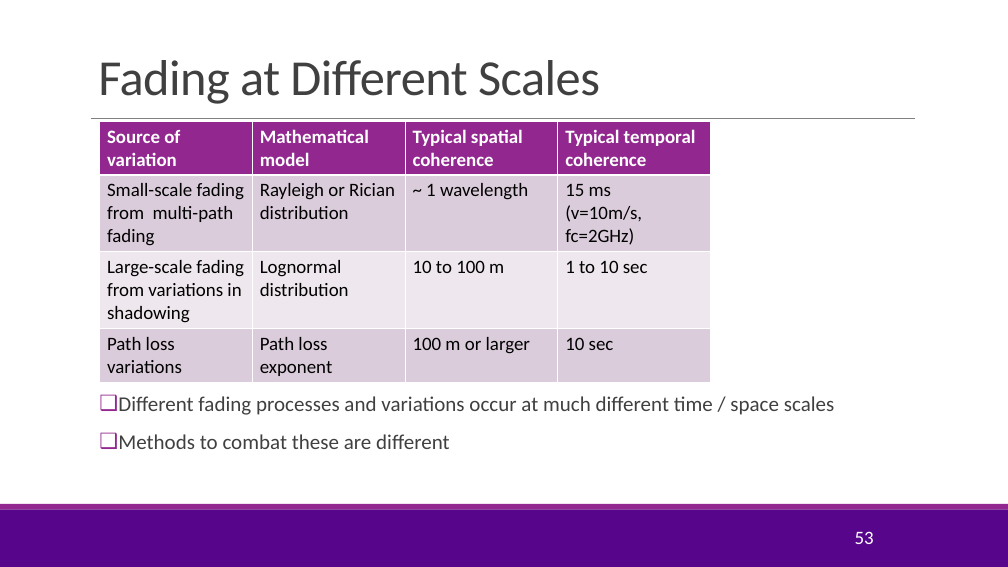
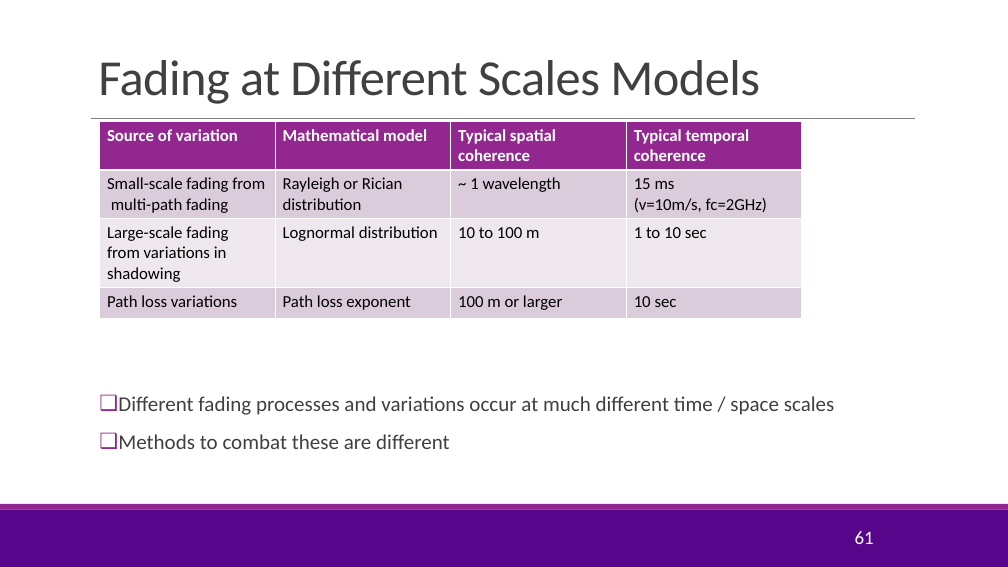
Before and after one commit to sdrangan/wirelesscomm, a slide deck: slide 61 of lectures/Unit03_Fading.pptx (slide 53 before the commit). Drawn at 1008x567 pixels with LibreOffice and Linux fonts; fonts in the diff are those of the drawing; background and template pictures are left out. Boxes give left, top, right and bottom in pixels: in the first picture for what was removed or moved away, otherwise in the second. Text is boxed around its words. In the diff, an @@ line names an element or a change of style, - is before the commit and + after.

```diff
--- a/lectures/Unit03_Fading.pptx
+++ b/lectures/Unit03_Fading.pptx
@@ title at <box>98,60,760,104</box>: text changed @@
-Fading at Different Scales
+Fading at Different Scales Models
@@ table at <box>100,121,802,315</box> @@
@@ size 18 to 16 pt @@
@@ table: place and size @@
-table at <box>100,121,711,380</box>
+table at <box>100,121,802,315</box>
@@ page number at <box>855,531,874,544</box>: text changed @@
-53
+61
```
Also in this commit, not shown: 15 other slides changed, 13 slides added, 6 slides removed, 11 other files.
